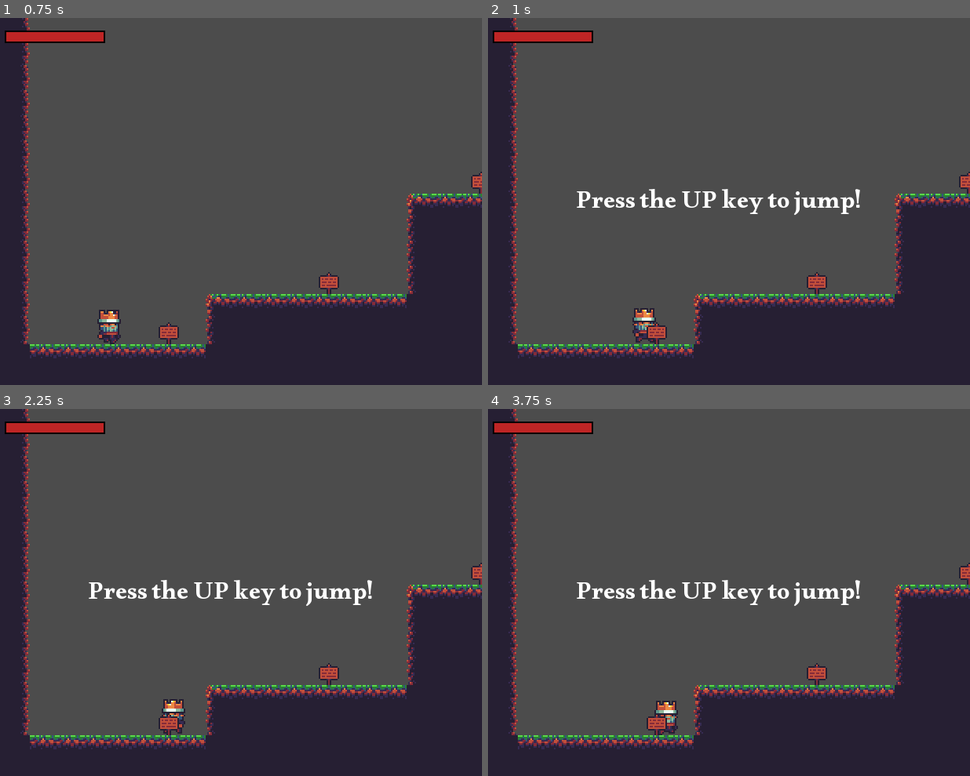
Above: before the commit, frames 1-4 (two rows, left to right).
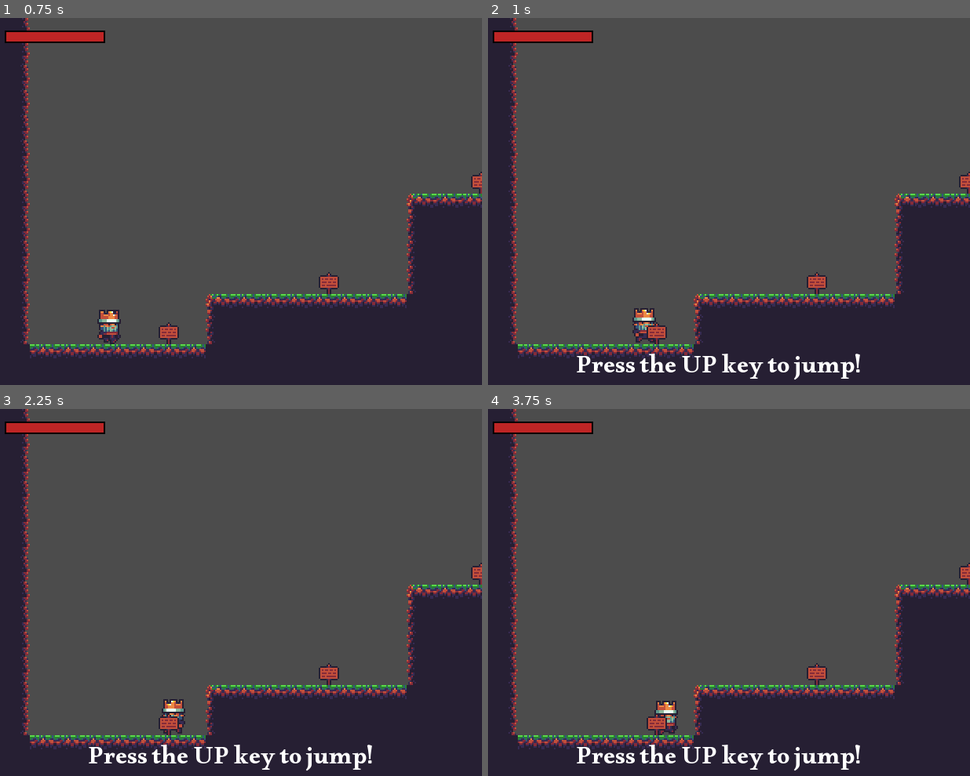
Above: after the commit, the same moments.

Repository: D-Waack/Godot_Sidescroller_Movement
Game: Godot game, scene res://Managing/Game.tscn
Same seed, same stepped clock (60 frames per second), same inputs: the game is played once before the commit and once after it.
Inputs:
- Up to frame 1 (0.75 s): tap Enter (ui_accept) at 0.5 s; hold Right (ui_right) from 0.53 s (still down)
- Up to frame 2 (1 s): keep holding Right (ui_right); tap Enter (ui_accept) at 0.77 s
- Up to frame 3 (2.25 s): tap Enter (ui_accept) at 1.52 s; release Right (ui_right) at 2.03 s; hold Left (ui_left) from 2.03 s (still down)
- Up to frame 4 (3.75 s): release Left (ui_left) at 2.78 s; hold Right (ui_right) from 2.78 s (still down); tap Enter (ui_accept) at 3.02 s

Frame 1 is identical in both runs. In frame 2, 2.2% of the frame differs, in the area x 18-78%, y 46-99%; in frame 3, 2.2%; in frame 4, 2.2%.

Commit message:
Adjust player character animations

Diff:
--- a/Player/Player.tscn
+++ b/Player/Player.tscn
@@ -397,7 +397,7 @@
 anchor_bottom = 1.0
 custom_fonts/font = SubResource( 36 )
 align = 1
-valign = 1
+valign = 2
 autowrap = true
 
 [connection signal="timeout" from="Timers/JumpBufferTimer" to="." method="_on_JumpBufferTimer_timeout"]
